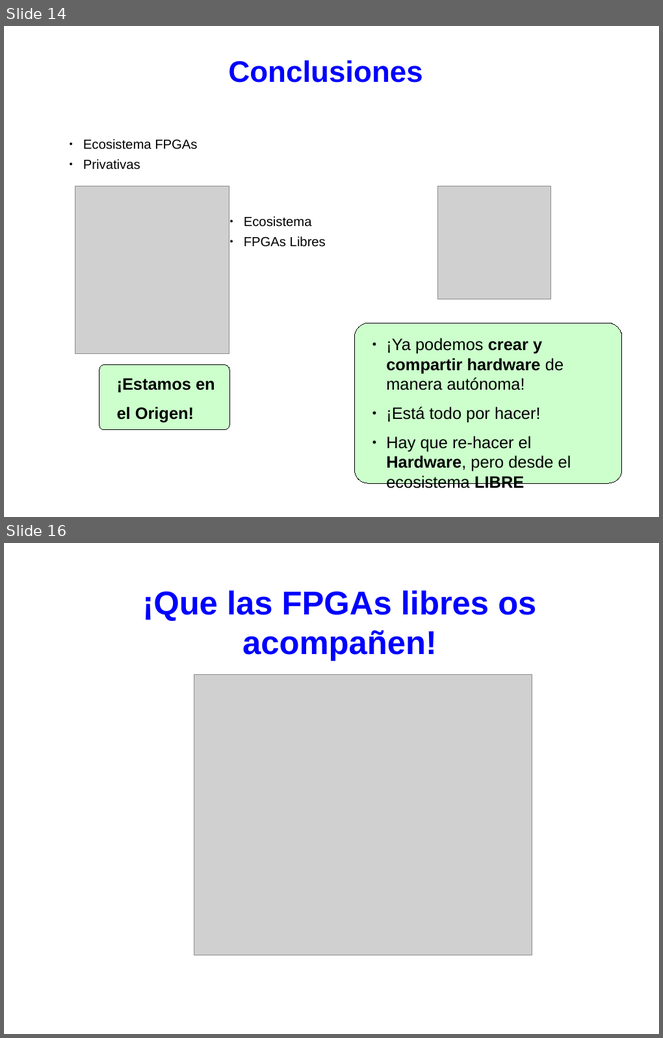
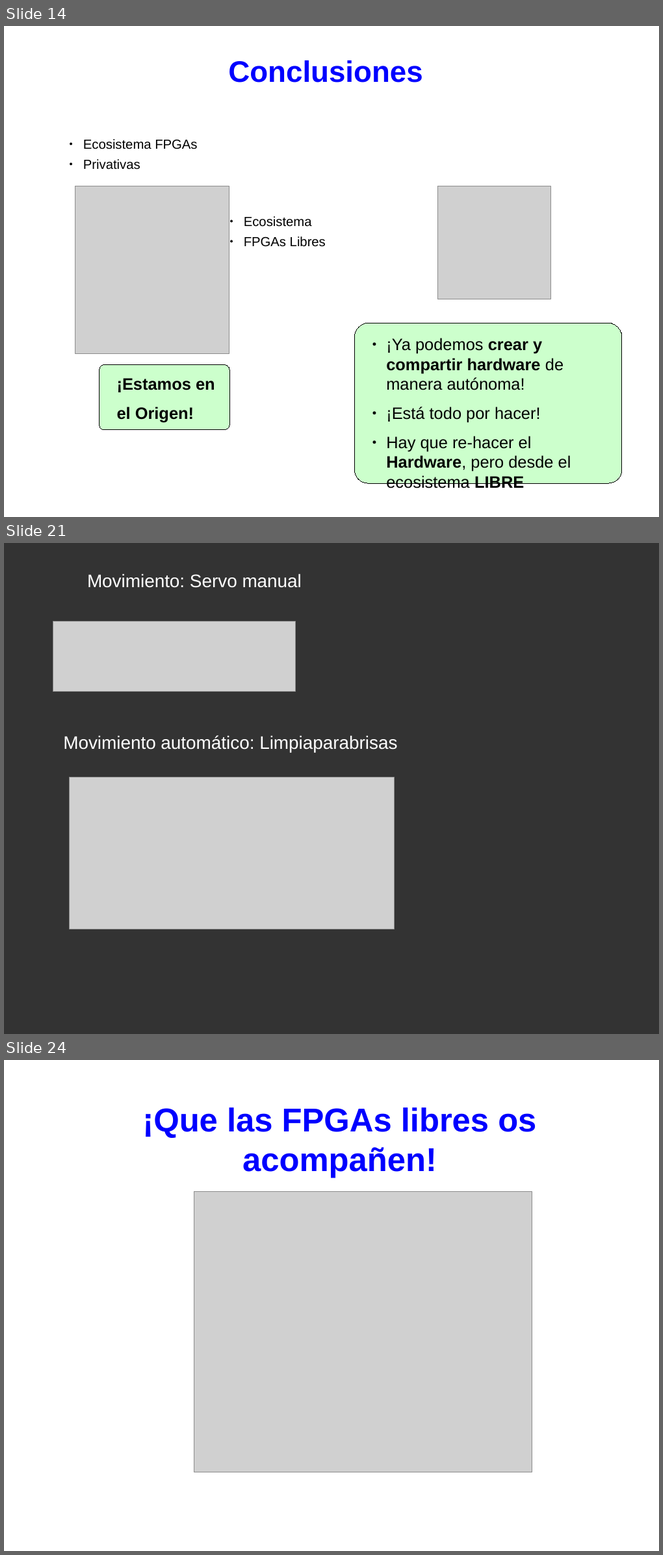
Before and after one commit to Obijuan/myslides, a slide deck: 2021-09-11-FPGAs-Libres-Jornadas-Hw-Libre-Brasi/2021-09-11-FPGAs-libres-Brasil.odp. Shown one above the other, each under a label of ours: slides 14 and 16 before the commit, slides 14, 21 and 24 after it; the slides between them are not shown. The pictures are 663x1038 and 663x1555 pixels, drawn with LibreOffice and Linux fonts; fonts in the diff are those of the drawing; grey boxes stand for pictures. Boxes give left, top, right and bottom in pixels: in the first picture for what was removed or moved away, otherwise in the second. Text is boxed around its words. In the diff, an @@ line names an element or a change of style, - is before the commit and + after.

```diff
--- a/2021-09-11-FPGAs-Libres-Jornadas-Hw-Libre-Brasi/2021-09-11-FPGAs-libres-Brasil.odp
+++ b/2021-09-11-FPGAs-Libres-Jornadas-Hw-Libre-Brasi/2021-09-11-FPGAs-libres-Brasil.odp
@@ slide 21 added at <box>4,543,659,1034</box>, background #333333 @@
@@ text added at <box>87,574,302,588</box>, 22 pt, text #FFFFFF @@
+Movimiento: Servo manual
@@ picture added at <box>53,621,295,692</box> @@
@@ text added at <box>63,735,397,752</box>, 22 pt, text #FFFFFF @@
+Movimiento automático: Limpiaparabrisas
@@ picture added at <box>70,778,395,930</box> @@
@@ what was slide 16 is now slide 24 @@
```
Also in this commit, not shown: 3 slides changed, 8 other slides added, 1 other file.
